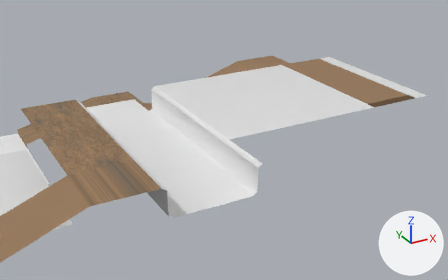
The FBX model Assets/Levels/Meshes/Level01.fbx as it was, and as the next commit left it.
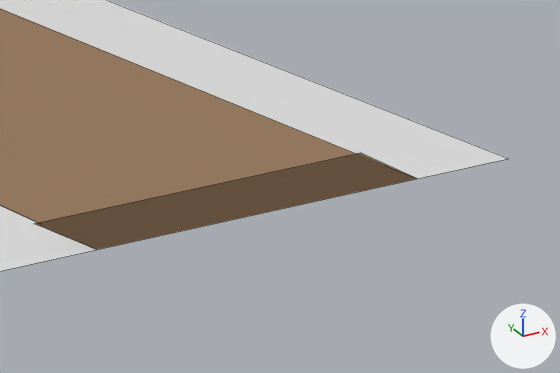
Old and new are each drawn from a 50 mm camera at (-8.3, -131.8, 59.5) aimed at (41.7, -40.9, 14.1) and again close up on the part from 81% to 97% of the width and 27% to 44% of the height. Every picture has the same lights, and +X, +Y and +Z are marked at lower right. The close-ups show mesh edges as thin lines. Where no turn or scale is listed for an object, it has been applied to the vertices. Vertices at the same position are counted once.

The first close-up shows 'Area 04 - Ground', 'Area 04 - Ground 2', 'Area 04 - Monster Path  to ARea 01 - Ground'.
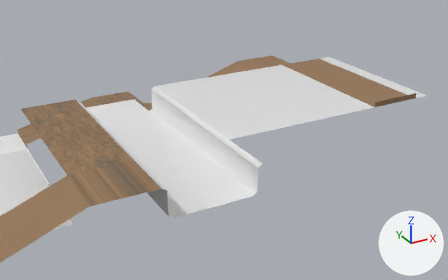
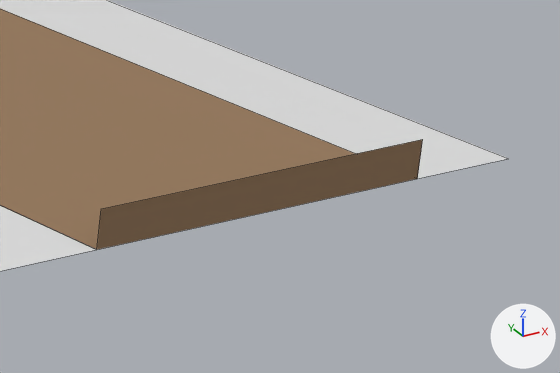
Location of each change, [x1, y1, x2, y2] in pixels of the close-ups (560 x 373 px; the box of a moved part takes in the faces that stretch with it):
'Area 04 - Monster Path  to ARea 01 - Ground', reshaped
    before: [0, 9, 417, 250]
    after: [0, 9, 423, 250]
part 1 of me_plane, moved or reshaped
    before: [34, 153, 417, 250]
    after: [97, 139, 423, 250]

Diff of the bpy script that builds the scene:
```diff
--- a/Assets/Levels/Meshes/Level01.fbx.py
+++ b/Assets/Levels/Meshes/Level01.fbx.py
@@ me_plane @@
 me_plane.from_pydata(...)  # 22 vertices, 10 faces; spans x 15.0..76.0, y -53.0..15.0, z 0.0..21.0
 # used by ob_area_04___monster_path__to_area_01___ground; location = (0.0, 0.0, 0.0)
-me_plane.vertices[18].co = (64.0, -53.0, 21.0)  # pixel (33, 223)
-me_plane.vertices[19].co = (74.0, -53.0, 21.0)  # pixel (360, 152)
+# me_plane part 1
+me_plane.vertices[18].co = (66.0, -53.0, 21.0)  # pixel (101, 208)
+me_plane.vertices[19].co = (76.0, -53.0, 21.0)  # pixel (422, 139)
 me_plane.materials.append(mat_dirt)
```
